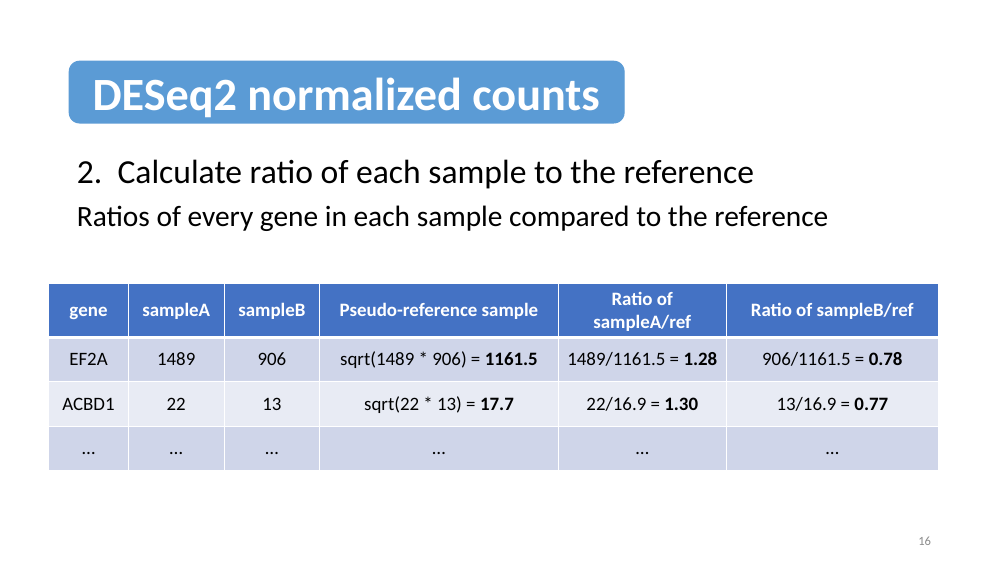
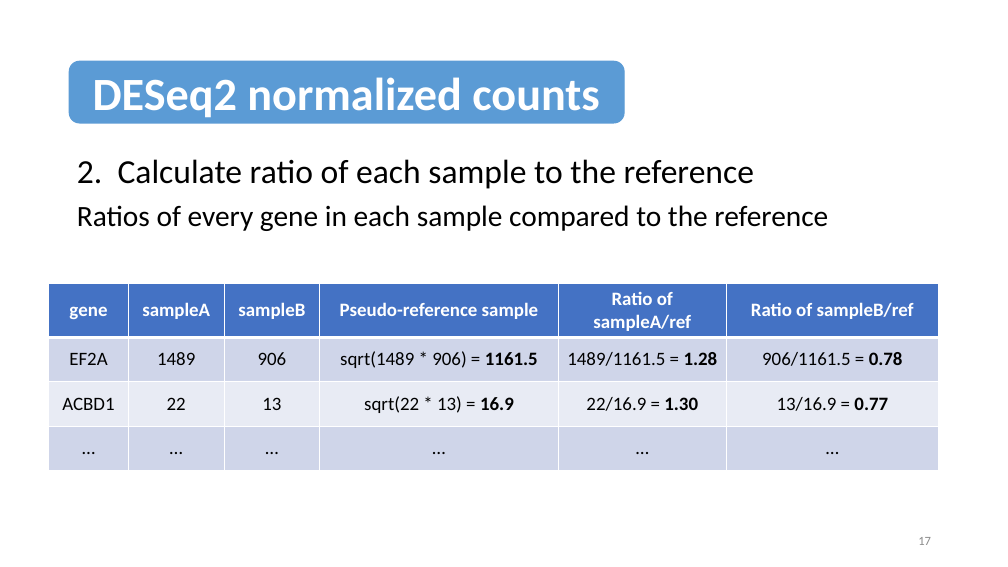
Before and after one commit to hds-sandbox/bulk_RNAseq_course, a slide deck: slide 17 of Slides/6_RNAseq_counts.pptx (slide 16 before the commit). Drawn at 1008x567 pixels with LibreOffice and Linux fonts; fonts in the diff are those of the drawing. Boxes give left, top, right and bottom in pixels: in the first picture for what was removed or moved away, otherwise in the second. Text is boxed around its words. In the diff, an @@ line names an element or a change of style, - is before the commit and + after.

```diff
--- a/Slides/6_RNAseq_counts.pptx
+++ b/Slides/6_RNAseq_counts.pptx
@@ table at bbox=[49, 284, 939, 470] @@
-row 3, column 4: sqrt(22 * 13) = 17.7
+row 3, column 4: sqrt(22 * 13) = 16.9
@@ page number at bbox=[918, 537, 931, 545]: text changed @@
-16
+17
```
Also in this commit, not shown: 1 other slide changed, 2 slides added, 6 other files.
